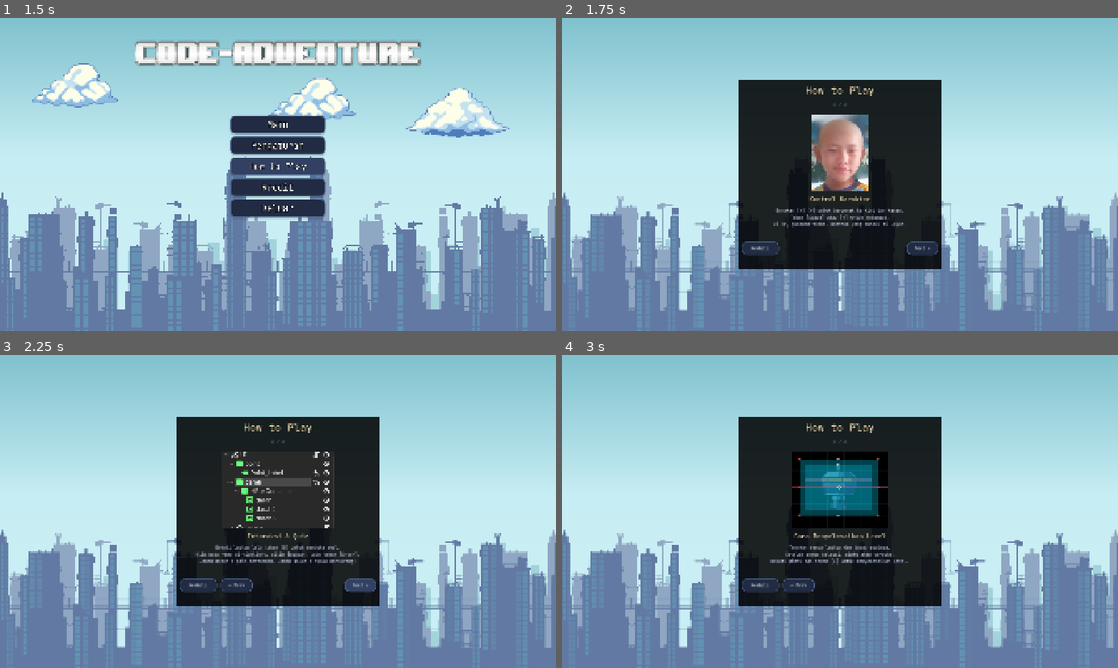
Above: before the commit, frames 1-4 (two rows, left to right).
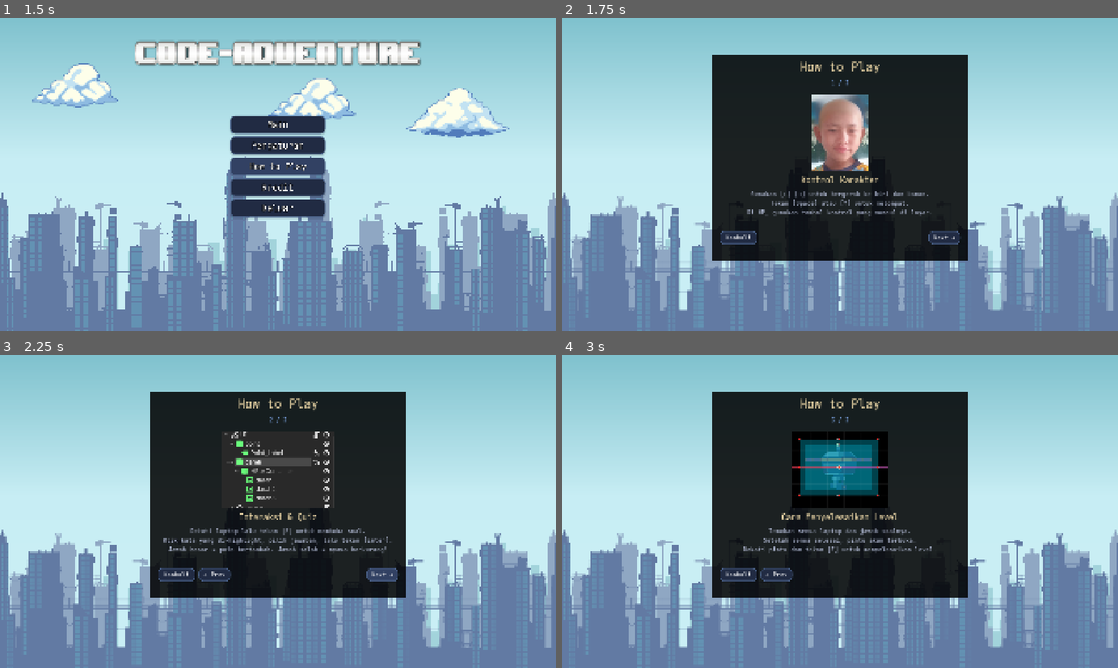
Above: after the commit, the same moments.

Repository: WanaRB/code-adventure
Game: Godot game, scene res://scenes/UI/main_menu.tscn
Two runs of this game, one before a commit and one after it. Both use one fixed random seed, a clock stepped at 60 frames per second and the inputs below. Sound files missing from this copy of the repository are replaced by a short silence.
Inputs (mouse positions are in pixels of both pictures, inside the frame that each line leads up to):
- Up to frame 1 (1.5 s): move the mouse to (400, 158) at 0.52 s; hold E (interact) 0.53-1.25 s; click (400, 158) at 0.67 s; click "How to Play" at 1.25 s
- Up to frame 2 (1.75 s): no input
- Up to frame 3 (2.25 s): click "Next →" at 2 s
- Up to frame 4 (3 s): click "Next →" at 2.75 s

Frame 1 is identical in both runs. In frame 2, 15% of the frame differs, in the area x 27-73%, y 11-81%; in frame 3, 15%; in frame 4, 16%.

Commit message:
besaran how to play

Diff:
--- a/scenes/UI/HudLevel.tscn
+++ b/scenes/UI/HudLevel.tscn
@@ -221,7 +221,6 @@
 [node name="howtoplay_panel" type="Panel" parent="howtoplay" unique_id=1821033210]
 unique_name_in_owner = true
 process_mode = 3
-visible = false
 custom_minimum_size = Vector2(760, 580)
 anchors_preset = 15
 anchor_right = 1.0
@@ -249,7 +248,7 @@
 layout_mode = 2
 theme_override_colors/font_color = Color(0.976471, 0.886275, 0.686275, 1)
 theme_override_fonts/font = ExtResource("4_b1dk8")
-theme_override_font_sizes/font_size = 32
+theme_override_font_sizes/font_size = 38
 text = "How to Play"
 horizontal_alignment = 1
 
@@ -258,7 +257,7 @@
 layout_mode = 2
 theme_override_colors/font_color = Color(0.537255, 0.705882, 0.980392, 1)
 theme_override_fonts/font = ExtResource("4_b1dk8")
-theme_override_font_sizes/font_size = 13
+theme_override_font_sizes/font_size = 20
 text = "1 / 3"
 horizontal_alignment = 1
 
@@ -281,7 +280,7 @@
 layout_mode = 2
 theme_override_colors/font_color = Color(0.976471, 0.886275, 0.686275, 1)
 theme_override_fonts/font = ExtResource("4_b1dk8")
-theme_override_font_sizes/font_size = 20
+theme_override_font_sizes/font_size = 26
 text = "Kontrol Karakter"
 horizontal_alignment = 1
 
@@ -291,7 +290,7 @@
 size_flags_horizontal = 3
 theme_override_colors/font_color = Color(0.803922, 0.839216, 0.956863, 1)
 theme_override_fonts/font = ExtResource("4_b1dk8")
-theme_override_font_sizes/font_size = 14
+theme_override_font_sizes/font_size = 20
 text = "..."
 horizontal_alignment = 1
 autowrap_mode = 3
@@ -319,7 +318,7 @@
 focus_mode = 0
 theme_override_colors/font_color = Color(1, 1, 1, 1)
 theme_override_fonts/font = ExtResource("4_b1dk8")
-theme_override_font_sizes/font_size = 15
+theme_override_font_sizes/font_size = 21
 theme_override_styles/normal = ExtResource("5_xq6u3")
 theme_override_styles/pressed = ExtResource("6_esp13")
 theme_override_styles/hover = ExtResource("7_me7jb")
@@ -334,7 +333,7 @@
 focus_mode = 0
 theme_override_colors/font_color = Color(1, 1, 1, 1)
 theme_override_fonts/font = ExtResource("4_b1dk8")
-theme_override_font_sizes/font_size = 15
+theme_override_font_sizes/font_size = 21
 theme_override_styles/normal = ExtResource("5_xq6u3")
 theme_override_styles/pressed = ExtResource("6_esp13")
 theme_override_styles/hover = ExtResource("7_me7jb")
@@ -378,7 +377,7 @@
 focus_mode = 0
 theme_override_colors/font_color = Color(1, 1, 1, 1)
 theme_override_fonts/font = ExtResource("4_b1dk8")
-theme_override_font_sizes/font_size = 15
+theme_override_font_sizes/font_size = 21
 theme_override_styles/normal = ExtResource("5_xq6u3")
 theme_override_styles/pressed = ExtResource("6_esp13")
 theme_override_styles/hover = ExtResource("7_me7jb")
--- a/scenes/UI/how_to_play.tscn
+++ b/scenes/UI/how_to_play.tscn
@@ -43,6 +43,10 @@
 anchor_top = 0.5
 anchor_right = 0.5
 anchor_bottom = 0.5
+offset_left = -440.1515
+offset_top = -415.0
+offset_right = 440.1515
+offset_bottom = 300.0
 grow_horizontal = 2
 grow_vertical = 2
 theme_override_styles/panel = SubResource("StyleBoxFlat_panel")
@@ -54,10 +58,10 @@
 anchor_top = 0.5
 anchor_right = 0.5
 anchor_bottom = 0.5
-offset_left = -340.0
-offset_top = -315.0
-offset_right = 340.0
-offset_bottom = 315.0
+offset_left = -416.3651
+offset_top = -341.75
+offset_right = 416.3651
+offset_bottom = 341.75
 grow_horizontal = 2
 grow_vertical = 2
 horizontal_scroll_mode = 0
@@ -71,7 +75,7 @@
 layout_mode = 2
 theme_override_colors/font_color = Color(0.976471, 0.886275, 0.686275, 1)
 theme_override_fonts/font = ExtResource("2_font")
-theme_override_font_sizes/font_size = 36
+theme_override_font_sizes/font_size = 42
 text = "How to Play"
 horizontal_alignment = 1
 
@@ -80,7 +84,7 @@
 layout_mode = 2
 theme_override_colors/font_color = Color(0.537255, 0.705882, 0.980392, 1)
 theme_override_fonts/font = ExtResource("2_font")
-theme_override_font_sizes/font_size = 14
+theme_override_font_sizes/font_size = 20
 text = "1 / 3"
 horizontal_alignment = 1
 
@@ -103,7 +107,7 @@
 layout_mode = 2
 theme_override_colors/font_color = Color(0.976471, 0.886275, 0.686275, 1)
 theme_override_fonts/font = ExtResource("2_font")
-theme_override_font_sizes/font_size = 22
+theme_override_font_sizes/font_size = 28
 text = "Kontrol Karakter"
 horizontal_alignment = 1
 
@@ -113,7 +117,7 @@
 size_flags_horizontal = 3
 theme_override_colors/font_color = Color(0.803922, 0.839216, 0.956863, 1)
 theme_override_fonts/font = ExtResource("2_font")
-theme_override_font_sizes/font_size = 15
+theme_override_font_sizes/font_size = 21
 text = "Gunakan [←] [→] untuk bergerak ke kiri dan kanan.
 Tekan [Space] atau [↑] untuk melompat.
 Di HP, gunakan tombol kontrol yang muncul di layar."
@@ -141,7 +145,7 @@
 focus_mode = 0
 theme_override_colors/font_color = Color(1, 1, 1, 1)
 theme_override_fonts/font = ExtResource("2_font")
-theme_override_font_sizes/font_size = 15
+theme_override_font_sizes/font_size = 21
 theme_override_styles/normal = ExtResource("3_normal")
 theme_override_styles/pressed = ExtResource("4_pressed")
 theme_override_styles/hover = ExtResource("5_hover")
@@ -155,7 +159,7 @@
 focus_mode = 0
 theme_override_colors/font_color = Color(1, 1, 1, 1)
 theme_override_fonts/font = ExtResource("2_font")
-theme_override_font_sizes/font_size = 15
+theme_override_font_sizes/font_size = 21
 theme_override_styles/normal = ExtResource("3_normal")
 theme_override_styles/pressed = ExtResource("4_pressed")
 theme_override_styles/hover = ExtResource("5_hover")
@@ -199,7 +203,7 @@
 focus_mode = 0
 theme_override_colors/font_color = Color(1, 1, 1, 1)
 theme_override_fonts/font = ExtResource("2_font")
-theme_override_font_sizes/font_size = 15
+theme_override_font_sizes/font_size = 21
 theme_override_styles/normal = ExtResource("3_normal")
 theme_override_styles/pressed = ExtResource("4_pressed")
 theme_override_styles/hover = ExtResource("5_hover")
--- a/script/object/Laptop.gd
+++ b/script/object/Laptop.gd
@@ -12,10 +12,6 @@
 var _sudah_selesai := false
 
 func _ready():
-	# load dulu semua data
-	var loaded_variant := SaveManager.muat_variant_benar(name)
-	for v in loaded_variant:
-		_variant_sudah_benar.append(int(v))
 	# buat UI
 	_buat_label_interaksi()
 	# connect signals
@@ -62,7 +58,6 @@
 	if not _kuis_sedang_terbuka: return
 	if variant_idx not in _variant_sudah_benar:
 		_variant_sudah_benar.append(variant_idx)
-		SaveManager.simpan_variant_benar(name, _variant_sudah_benar)
 	if not bisa_jawab_ulang:
 		_sudah_selesai = true
 		if _label_interaksi:
